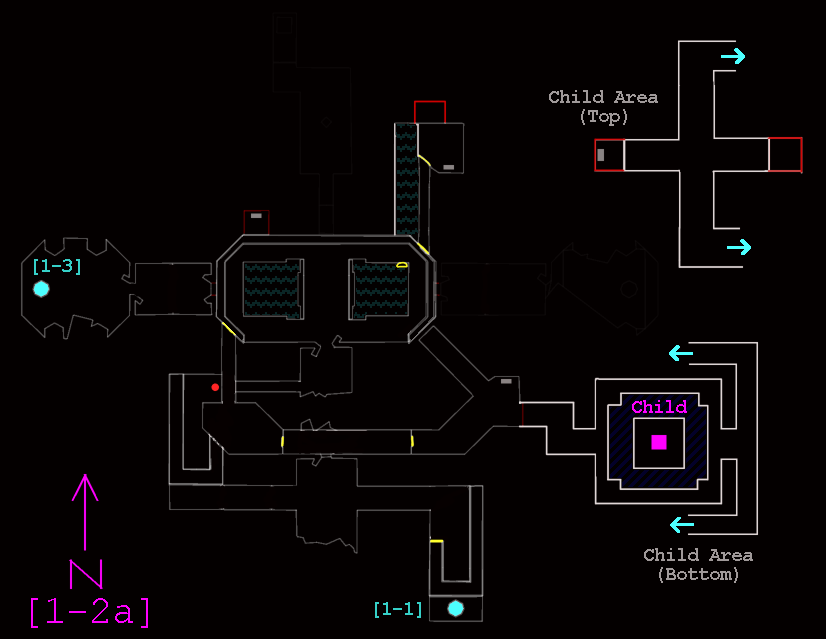
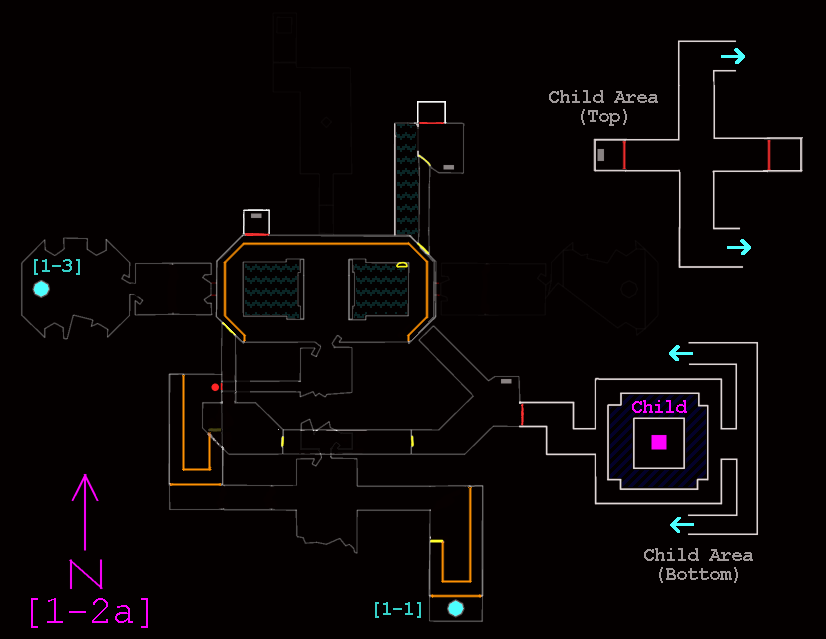
Layers edited between the first and the second 826×639 image:
renamed "Pasted Layer" to "Map", painted on it over [170,100,803,598]
